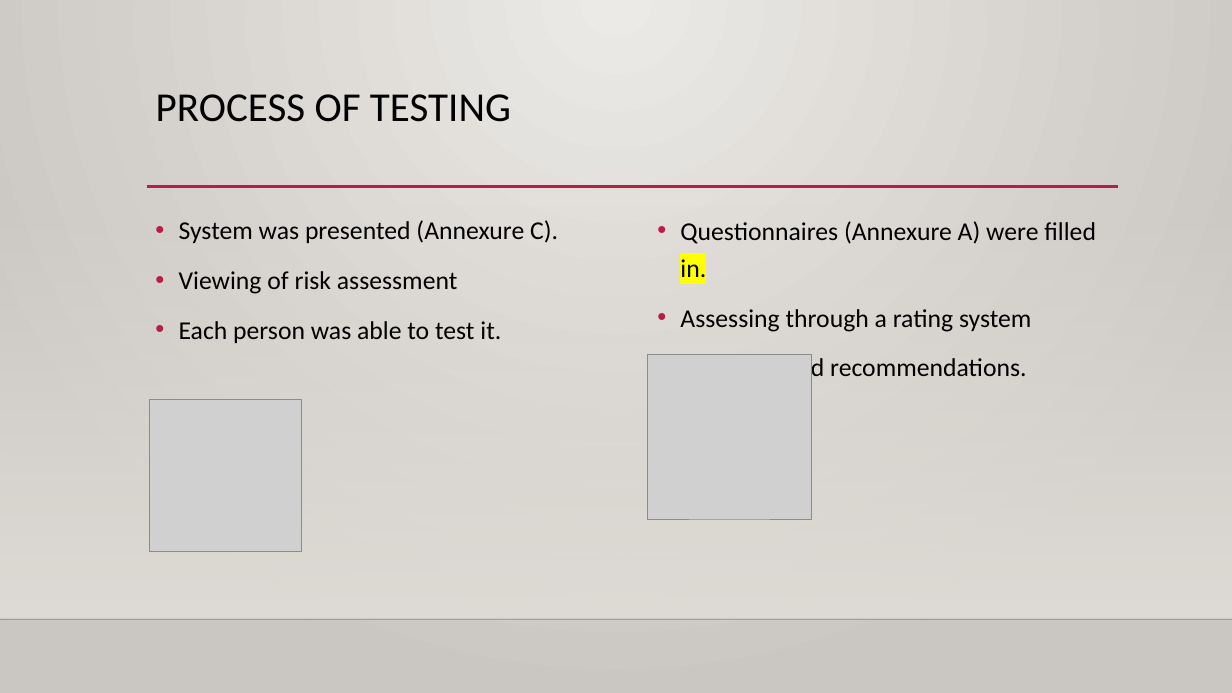
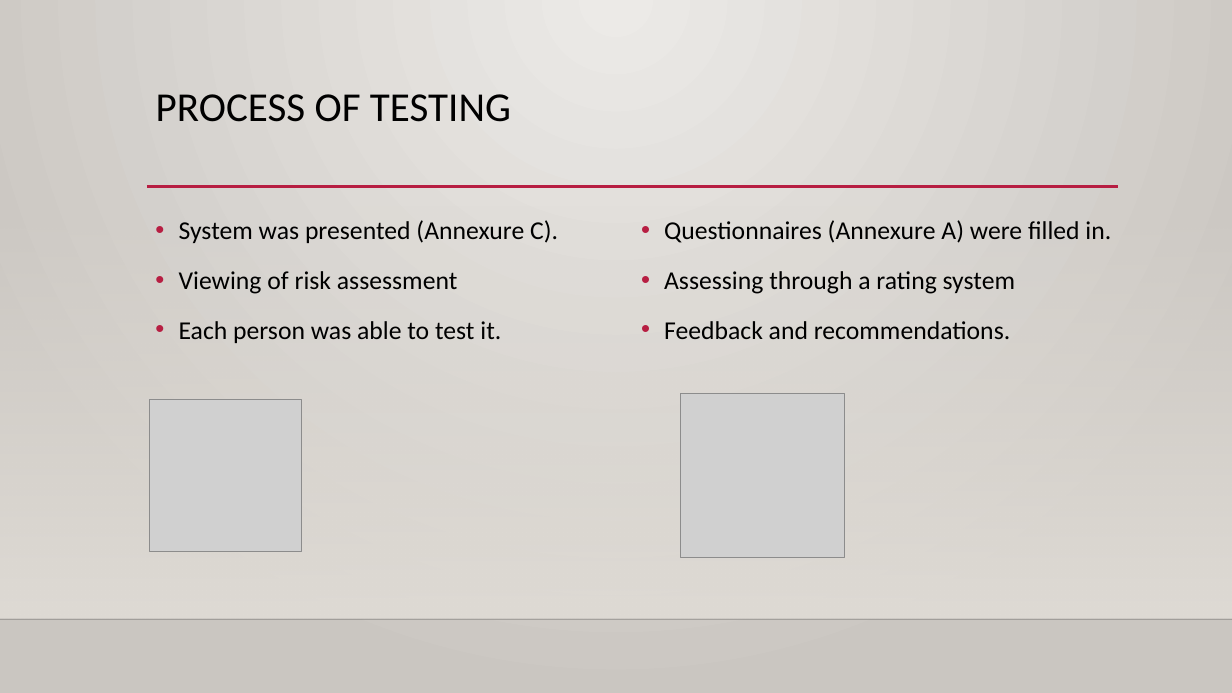
Before and after one commit to Wvrmhat/VMHC300_project, a slide deck: slide 16 of Presentation/QIP Presentation_BIT group_Updated.pptx. Drawn at 1232x693 pixels with LibreOffice and Linux fonts; fonts in the diff are those of the drawing; grey boxes stand for pictures; background and template pictures are left out. Boxes give left, top, right and bottom in pixels: in the first picture for what was removed or moved away, otherwise in the second. Text is boxed around its words. In the diff, an @@ line names an element or a change of style, - is before the commit and + after.

```diff
--- a/Presentation/QIP Presentation_BIT group_Updated.pptx
+++ b/Presentation/QIP Presentation_BIT group_Updated.pptx
@@ text "Questionnaires (Annexure A) were filled ...": place and size @@
-text "Questionnaires (Annexure A) were filled ..." at [680, 221, 1096, 383]
+text "Questionnaires (Annexure A) were filled ..." at [664, 220, 1111, 339]
@@ text at [664, 220, 1111, 243]: highlight #FFFF00 to none in "in." @@
@@ picture: place and size @@
-picture at [647, 355, 811, 519]
+picture at [680, 394, 845, 558]
```
Also in this commit, not shown: 4 other slides changed.
